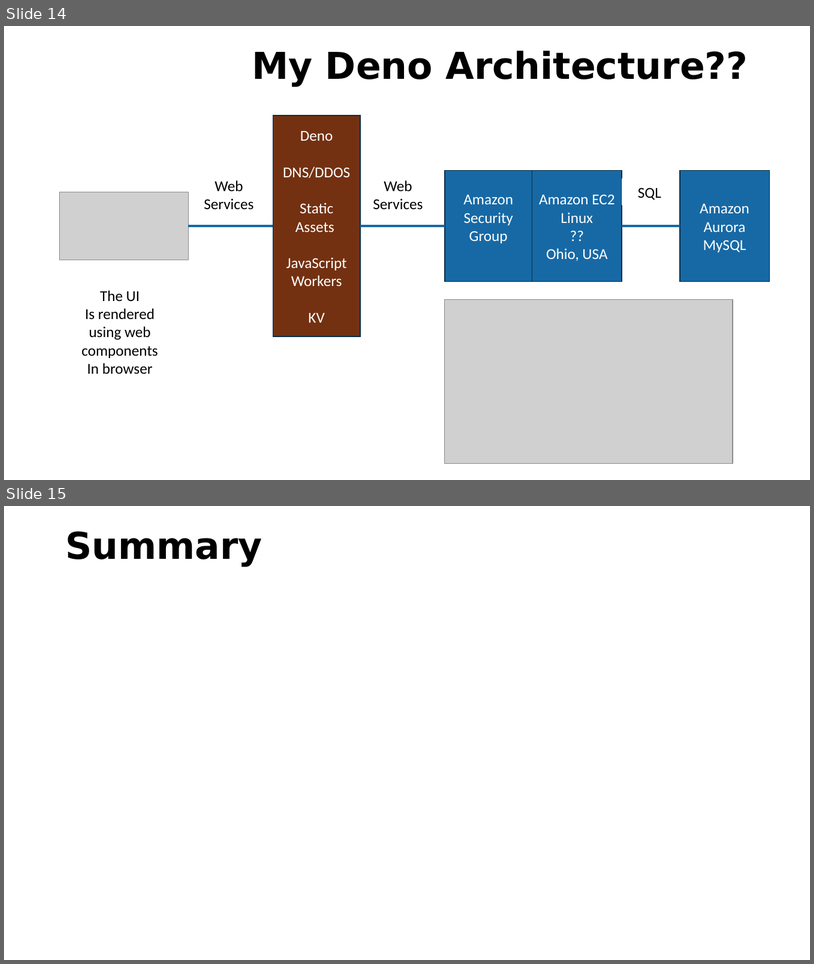
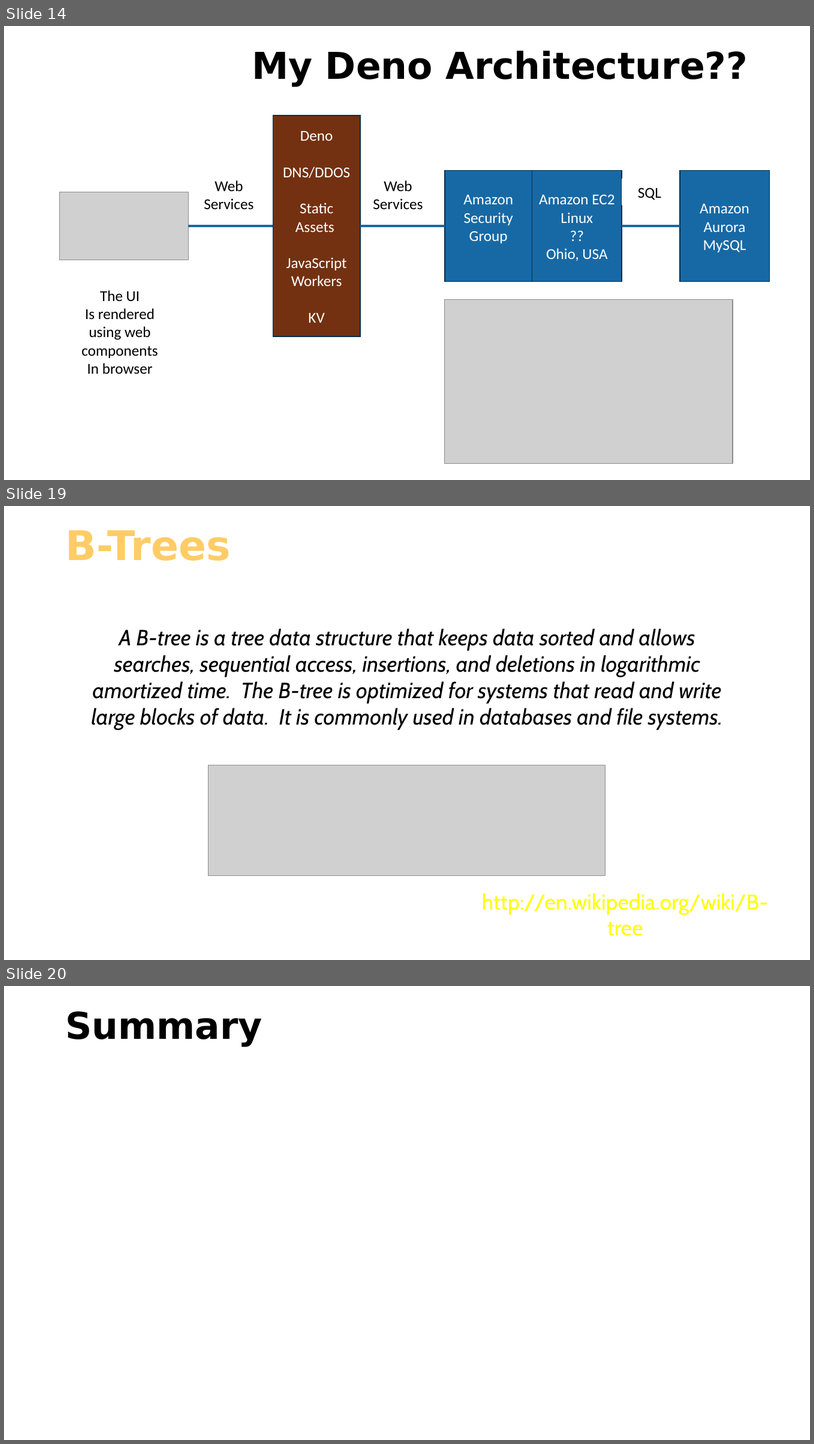
Before and after one commit to csev/pg4e, a slide deck: lectures/07-DenoKV.pptx. Shown one above the other, each under a label of ours: slides 14 and 15 before the commit, slides 14, 19 and 20 after it; the slides between them are not shown. The pictures are 814x964 and 814x1444 pixels, drawn with LibreOffice and Linux fonts; fonts in the diff are those of the drawing; grey boxes stand for pictures. Boxes give left, top, right and bottom in pixels: in the first picture for what was removed or moved away, otherwise in the second. Text is boxed around its words. In the diff, an @@ line names an element or a change of style, - is before the commit and + after.

```diff
--- a/lectures/07-DenoKV.pptx
+++ b/lectures/07-DenoKV.pptx
@@ slide 19 added at [4,506,810,960], background #FFFFFF @@
@@ title added at [65,530,230,561], 48.6 pt, text #FFCC66, bold @@
+B-Trees
@@ text added at [92,628,723,730], 26.2 pt, text #000000, italic @@
+A B-tree is a tree data structure that keeps data sorted and allows searches, sequential access, insertions, and deletions in logarithmic amortized time. The B-tree is optimized for systems that read and write large blocks of data. It is commonly used in databases and file systems.
@@ picture added at [209,765,606,876] @@
@@ text added at [482,893,769,936], 25.5 pt, text #FFFF00 @@
+http://en.wikipedia.org/wiki/B-tree
@@ what was slide 15 is now slide 20 @@
```
Also in this commit, not shown: 2 slides changed, 4 other slides added, 4 other files.
